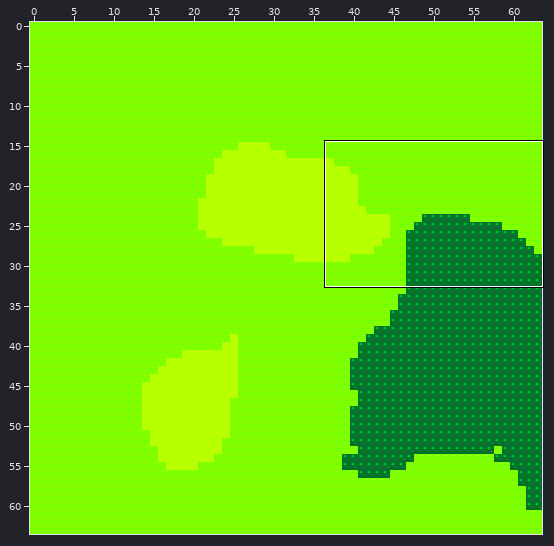
A Tiled map gets an edit: core/assets/TestMap6.tmx. The first picture is a wide view before the edit; the outline marks the close-up.
Close-up. Old version:
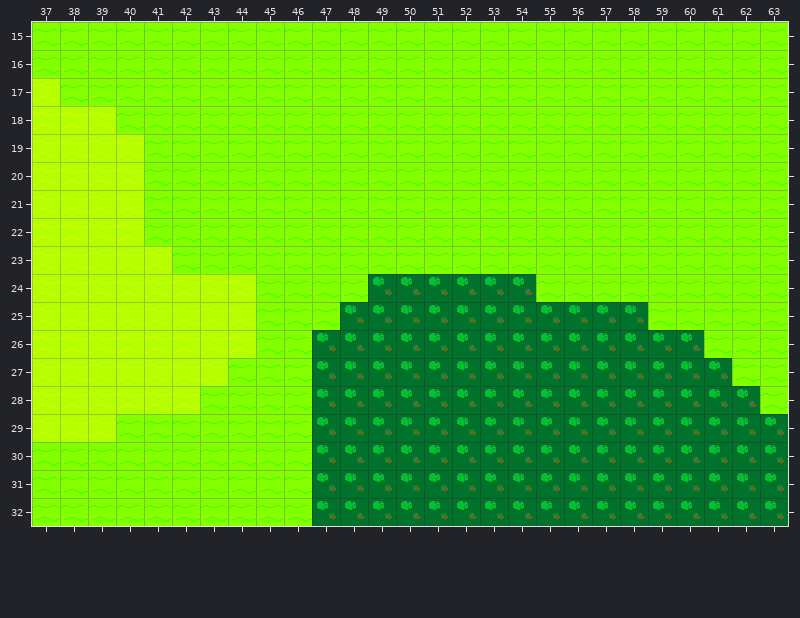
Cells are 32x32 px. Shown: x 37..63, y 15..32. The commit also changed other parts of the map, which this record leaves out.
After the commit:
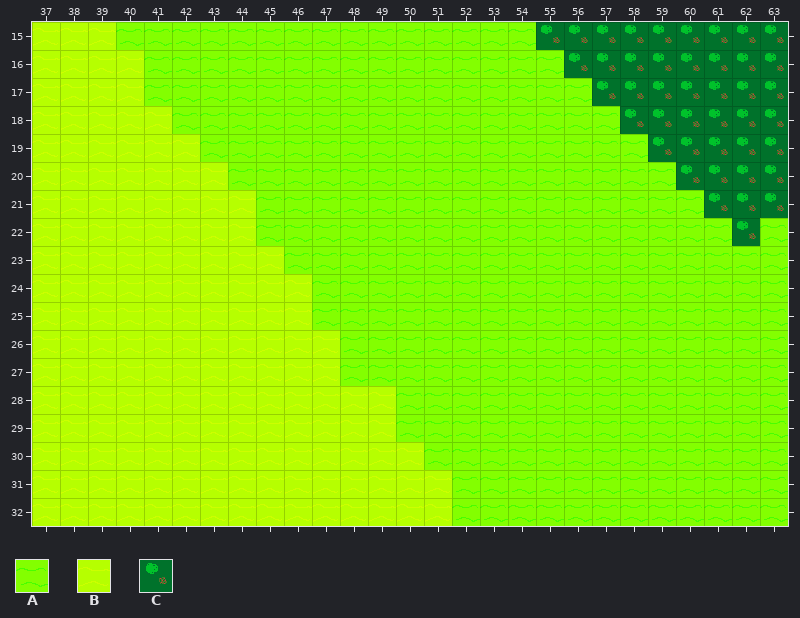
Key: from "TestMapSet6": A 0, B 5, C 16.
_ is an empty cell.
Difference:
Layer "Terrain":
The edit turns tile C into tile A in row 24 at x 49 to 54; in row 25 at x 48 to 58; in row 26 at x 48 to 60; in row 27 at x 48 to 61; in row 28 at x 50 to 62; in row 29 at x 50 to 63.
The edit turns tile C into tile A in row 30 at x 51 to 63; in rows 31 to 32 at x 52 to 63.
The edit turns tile A into tile B in row 15 at x 37 to 39; in row 16 at x 37 to 40; in row 17 at x 38 to 40; in row 18 at x 40 to 41; in row 19 at x 41 to 42; in row 20 at x 41 to 43.
The edit turns tile A into tile B in rows 21 to 22 at x 41 to 44; in row 23 at x 42 to 45; in rows 24 to 26 at x 45 to 46; in row 27 at x 44 to 46; in row 28 at x 43 to 46; in row 29 at x 40 to 46.
The edit turns tile A into tile B in rows 30 to 32 at x 37 to 46.
The edit turns tile C into tile B in rows 26 to 27 at x 47; in rows 28 to 29 at x 47 to 49; in row 30 at x 47 to 50; in rows 31 to 32 at x 47 to 51.
The edit turns tile A into tile C in row 15 at x 55 to 63; in row 16 at x 56 to 63; in row 17 at x 57 to 63; in row 18 at x 58 to 63; in row 19 at x 59 to 63; in row 20 at x 60 to 63.
The edit turns tile A into tile C in row 21 at x 61 to 63; in row 22 at x 62.
